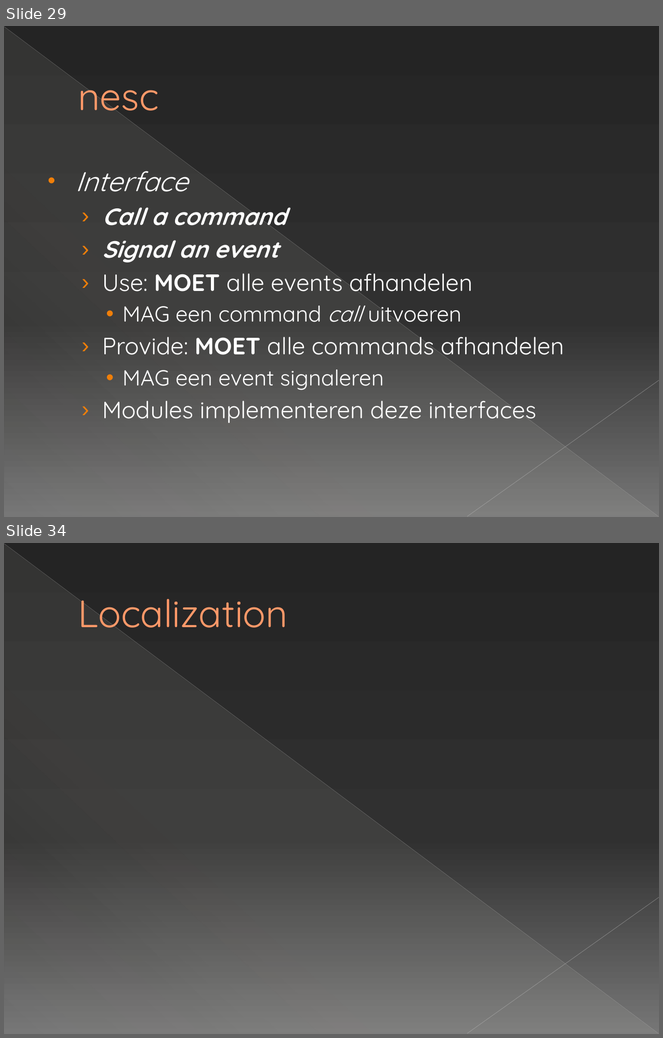
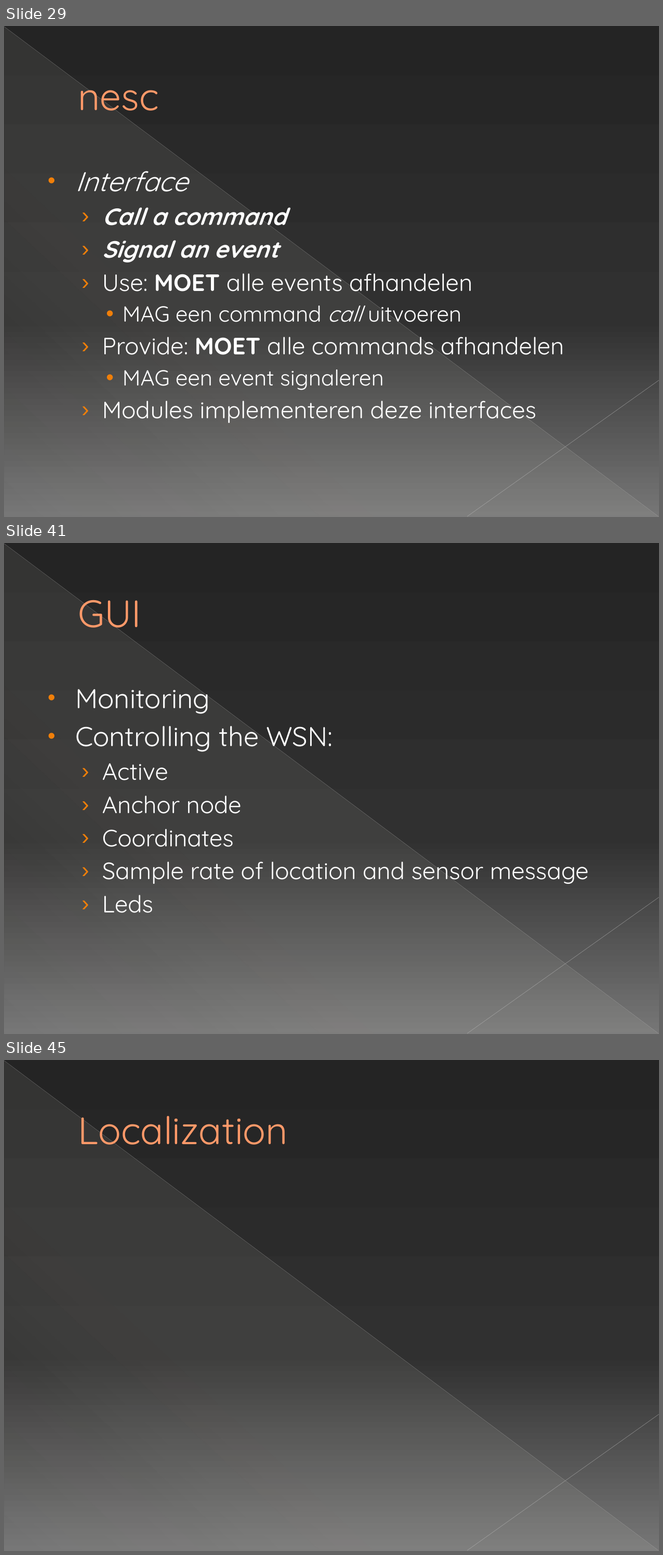
Before and after one commit to michelecorrea3/wsnlocalizationscala, a slide deck: Resources/WSN localization with Senseless framework.pptx. Shown one above the other, each under a label of ours: slides 29 and 34 before the commit, slides 29, 41 and 45 after it; the slides between them are not shown. The pictures are 663x1038 and 663x1555 pixels, drawn with LibreOffice and Linux fonts; fonts in the diff are those of the drawing. Boxes give left, top, right and bottom in pixels: in the first picture for what was removed or moved away, otherwise in the second. Text is boxed around its words. In the diff, an @@ line names an element or a change of style, - is before the commit and + after.

```diff
--- a/Resources/WSN localization with Senseless framework.pptx
+++ b/Resources/WSN localization with Senseless framework.pptx
@@ slide 41 added at (x1=4, y1=543, x2=659, y2=1034), background gradient #242424 to #303030 to #767676; not listed: 3 template elements that a slide beside it also shows @@
@@ title added at (x1=78, y1=599, x2=141, y2=637), 42 pt, text #FF9B6A @@
+GUI
@@ text added at (x1=75, y1=689, x2=589, y2=913), 26 pt, text #FFFFFF @@
+• Monitoring
+• Controlling the WSN:
+  › Active
+  › Anchor node
+  › Coordinates
+  › Sample rate of location and sensor message
+  › Leds
@@ what was slide 34 is now slide 45 @@
```
Also in this commit, not shown: 3 slides changed, 17 other slides added, 2 slides removed.
